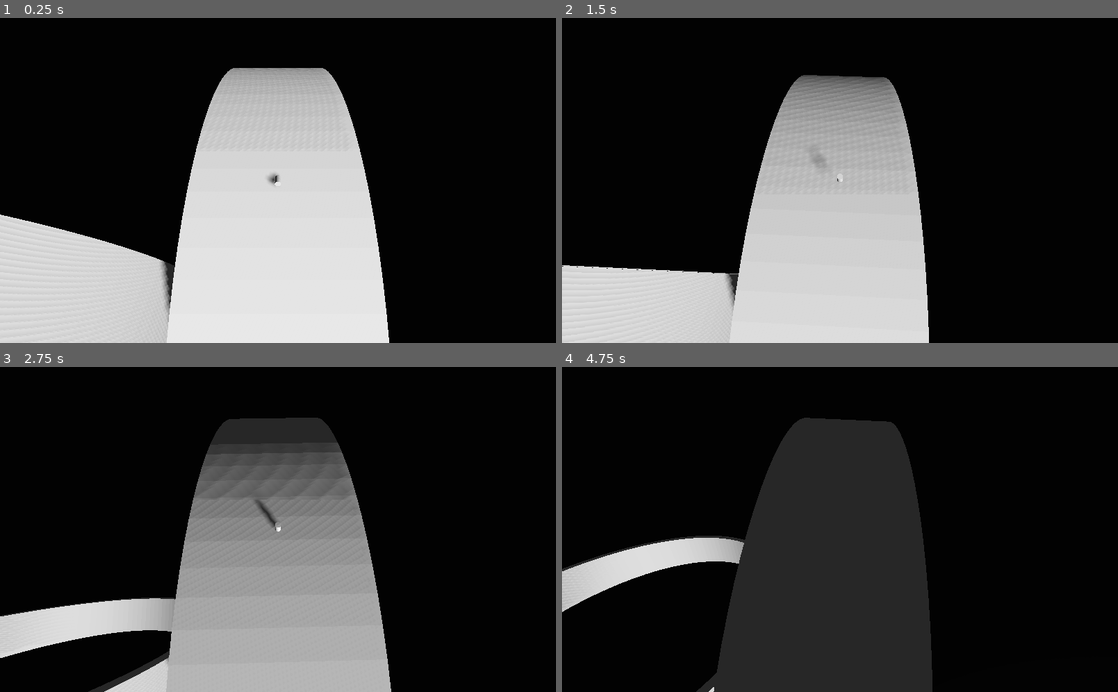
Above: before the commit, frames 1-4 (two rows, left to right).
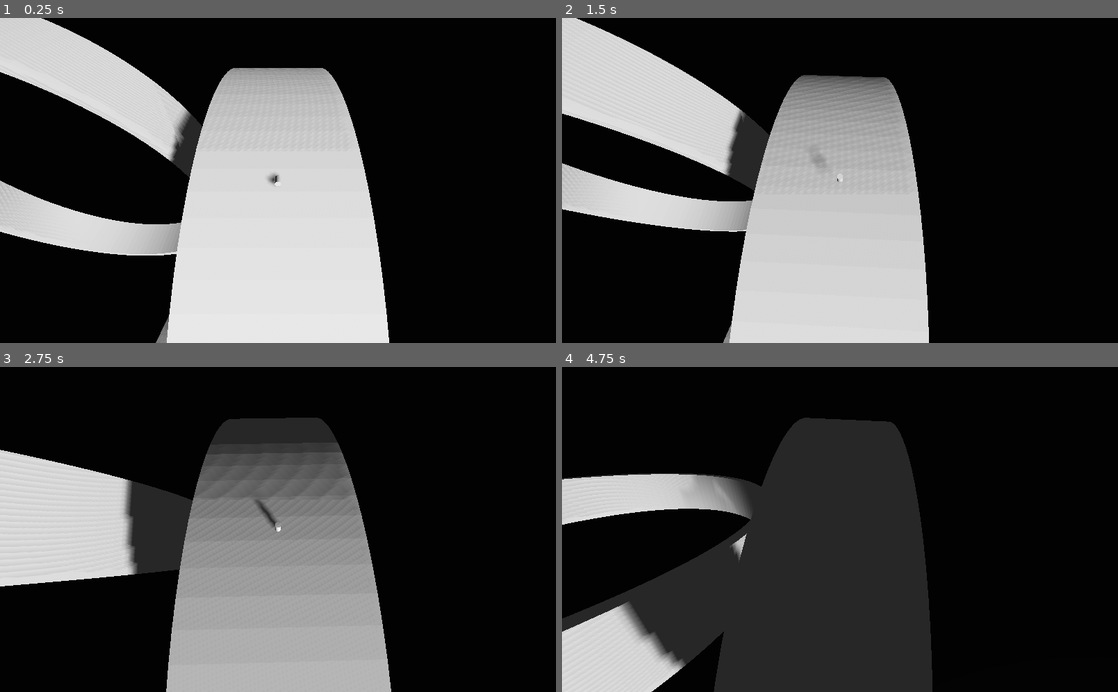
Above: after the commit, the same moments.

Repository: Ivorforce/Godot4-Custom-Gravity
Game: Godot game, scene res://scene/TechDemo.tscn
Two runs of this game, one before a commit and one after it. Both use one fixed random seed, a clock stepped at 60 frames per second and the inputs below. This scene is started directly instead of the project's main scene.
Inputs (mouse positions are in pixels of both pictures, inside the frame that each line leads up to):
- Up to frame 1 (0.25 s): no input
- Up to frame 2 (1.5 s): move the mouse to (867, 180) at 0.52 s; hold W (forward) from 0.53 s (still down); tap Space (jump) at 0.77 s; move the mouse to (812, 180) at 1.27 s
- Up to frame 3 (2.75 s): keep holding W (forward); tap Space (jump) at 1.52 s; move the mouse to (289, 523) at 2.02 s
- Up to frame 4 (4.75 s): keep holding W (forward); move the mouse to (834, 536) at 2.77 s; tap Space (jump) at 3.02, 3.77, 4.52 s; move the mouse to (878, 532) at 3.52 s; move the mouse to (795, 526) at 4.27 s

The runs differ from the first frame. In frame 1, 19% of the frame differs, in the area x 0-37%, y 0-100%; in frame 2, 20%, in the area x 0-38%, y 0-100%; in frame 3, 15%; in frame 4, 16%.

Commit message:
Change one screw size of the tech demo.

Diff:
--- a/scene/TechDemo.tscn
+++ b/scene/TechDemo.tscn
@@ -26,7 +26,7 @@
 extents = Vector3( 10, 10, 0.05 )
 
 [sub_resource type="BoxShape" id=7]
-extents = Vector3( 10, 10, 5 )
+extents = Vector3( 10, 10, 9 )
 
 [node name="Spatial" type="Spatial"]
 
@@ -72,7 +72,7 @@
 half_falloff_offset = 0.1
 
 [node name="Ring2" type="StaticBody" parent="."]
-transform = Transform( -4.37114e-08, -1, 0, 1, -4.37114e-08, 0, 0, 0, 1, -73.5177, 19.5096, 0 )
+transform = Transform( -4.37114e-08, -1, 0, 1, -4.37114e-08, 0, 0, 0, 1, -70.1751, -18.4827, -7.39658 )
 
 [node name="Mesh" type="MeshInstance" parent="Ring2"]
 transform = Transform( -2.18557e-06, -50, 0, 50, -2.18557e-06, 0, 0, 0, 50, 0, 0, 0 )
@@ -123,7 +123,7 @@
 shape = SubResource( 5 )
 
 [node name="Screw2" type="StaticBody" parent="."]
-transform = Transform( -1, 0, 0, 0, -1, 0, 0, 0, -1, -27.0983, 37.9863, -1.9419 )
+transform = Transform( -5, 0, 0, 0, -5, 0, 0, 0, -5, -27.0983, 38.0082, -5.8523 )
 
 [node name="Mesh" type="MeshInstance" parent="Screw2"]
 transform = Transform( 1, 0, 0, 0, 1, -8.35187e-23, 0, -8.35187e-23, 1, 2.4815e-10, 0.00567722, -0.110878 )
@@ -139,7 +139,7 @@
 collision_layer = 2
 collision_mask = 0
 script = ExtResource( 6 )
-full_rotation_vector = Vector3( 0, -40, 0 )
+full_rotation_vector = Vector3( 0, -200, 0 )
 start_down = Vector3( 0, 0, 1 )
 is_clockwise = false
 
@@ -165,4 +165,5 @@
 acceleration_vector = Vector3( 0, 0, 9.81 )
 
 [node name="BoundingShape" type="CollisionShape" parent="Floor1/GravityWell"]
+transform = Transform( 1, 0, 0, 0, 1, 0, 0, 0, 1, 0, 0, -8.9593 )
 shape = SubResource( 7 )
